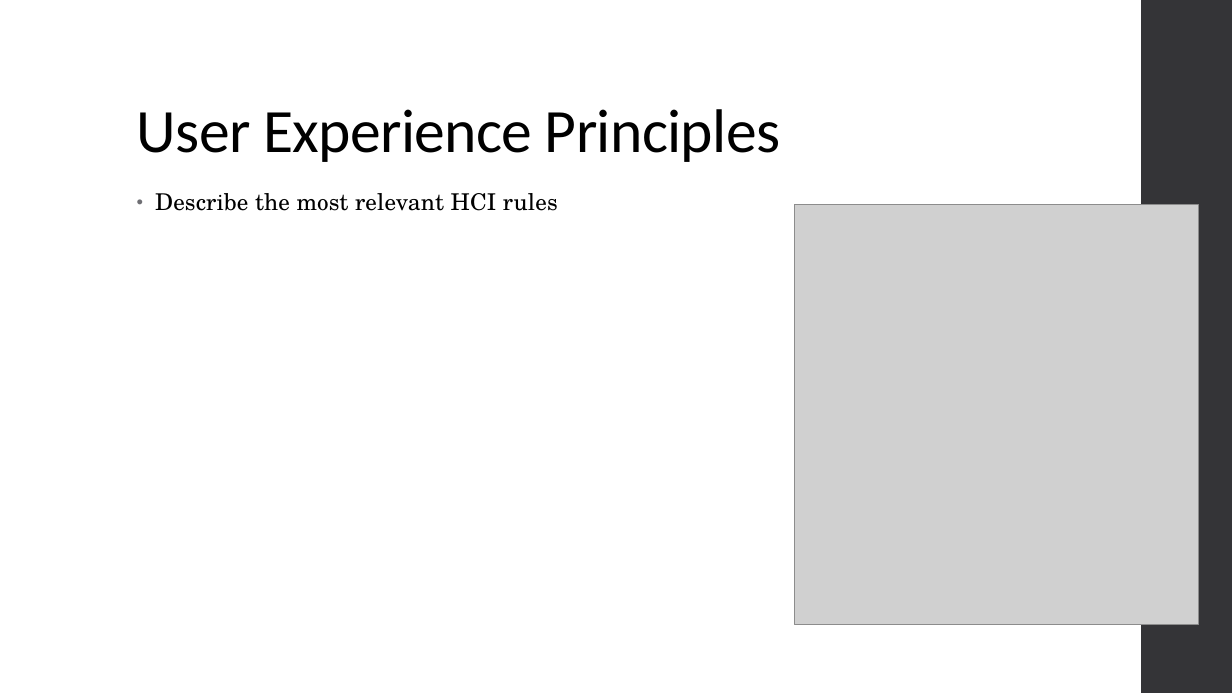
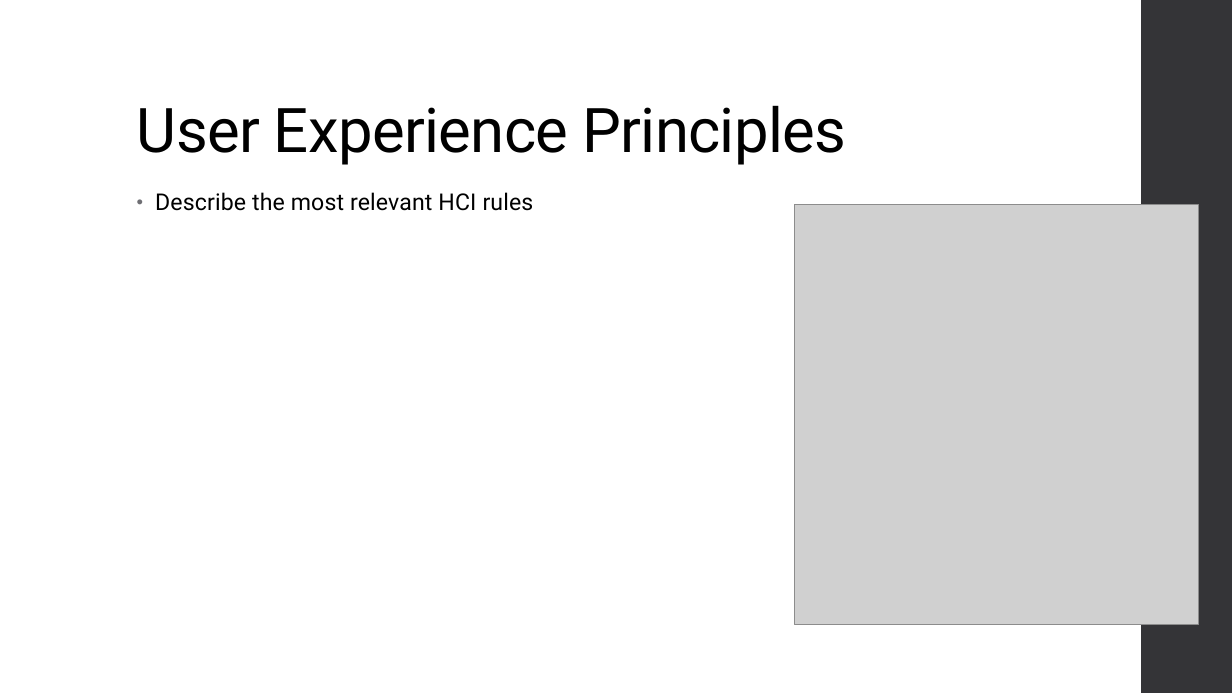
Before and after one commit to niuqaoJ-life/jollibee-fanpage, a slide deck: slide 11 of AS91903_91906_Evidence_Joaquin_Badenas.pptx. Drawn at 1232x693 pixels with LibreOffice and Linux fonts; fonts in the diff are those of the drawing; grey boxes stand for pictures. Boxes give left, top, right and bottom in pixels: in the first picture for what was removed or moved away, otherwise in the second. Text is boxed around its words. In the diff, an @@ line names an element or a change of style, - is before the commit and + after.

Commit message:
Finished writing purpose, relevant implications for project.

```diff
--- a/AS91903_91906_Evidence_Joaquin_Badenas.pptx
+++ b/AS91903_91906_Evidence_Joaquin_Badenas.pptx
@@ title "User Experience Principles" at (137, 105, 846, 165): font Calibri to Roboto @@
@@ text "Describe the most relevant HCI ..." at (155, 192, 534, 211): font TeX Gyre Schola to Roboto @@
```
Also in this commit, not shown: 25 other slides changed.
